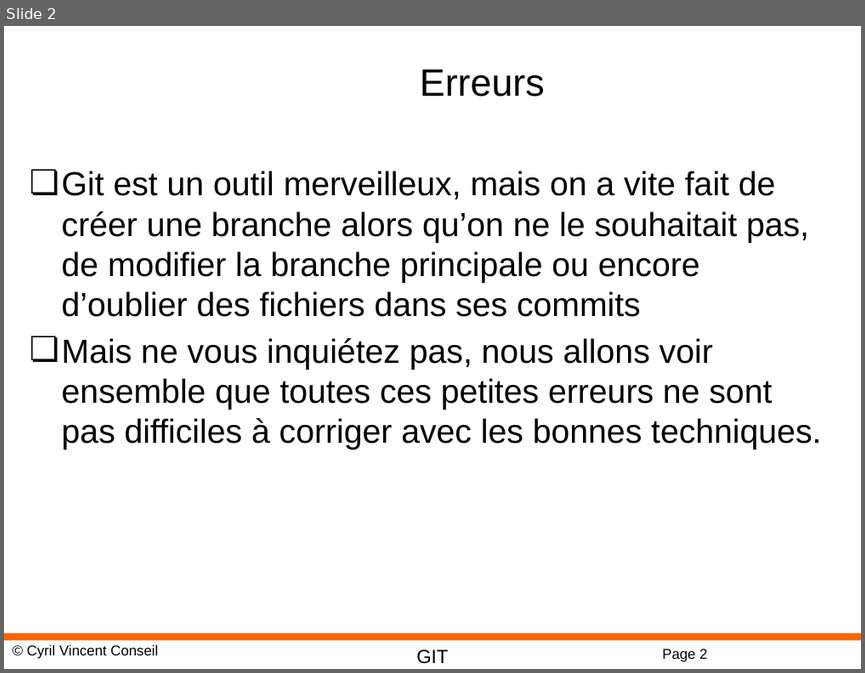
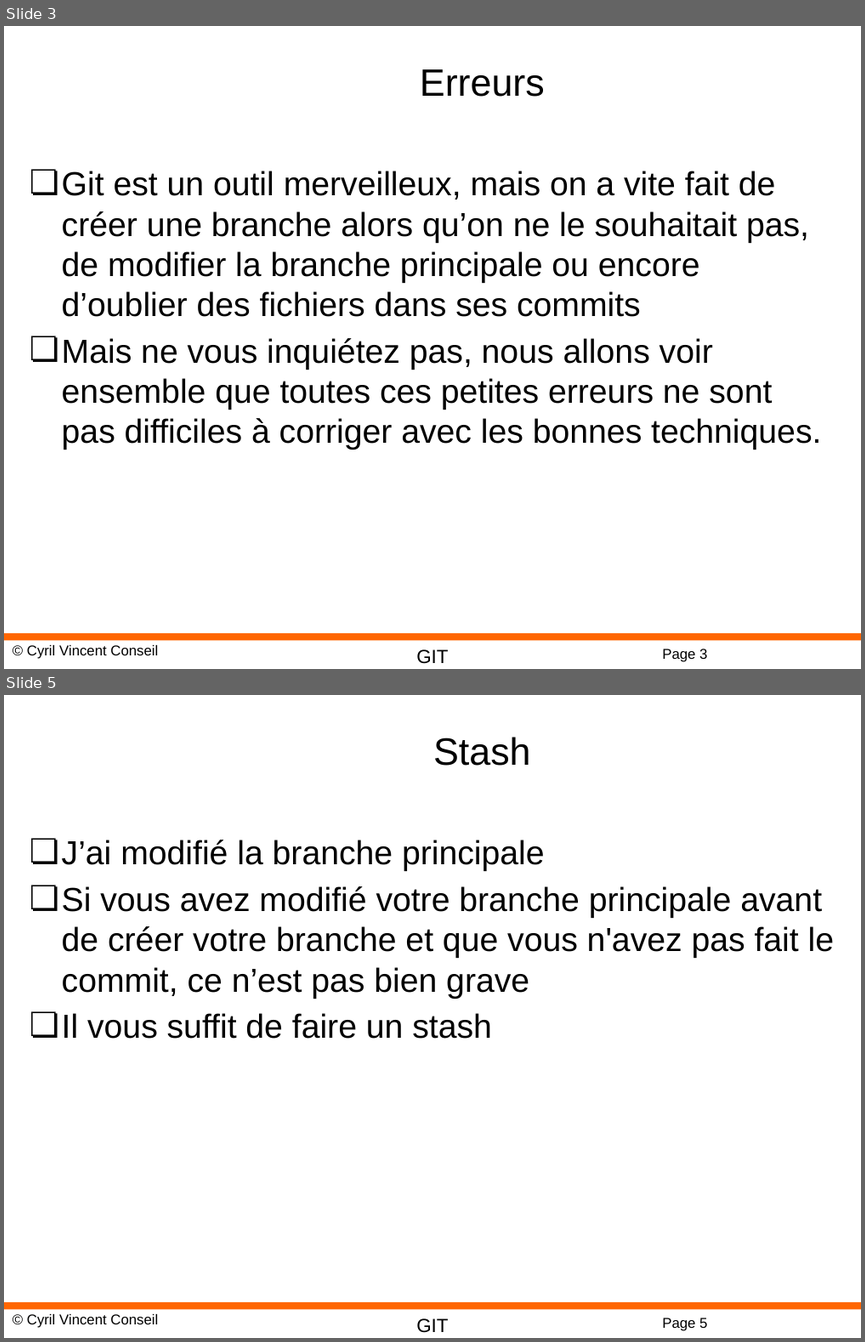
Before and after one commit to cyrilvincent/git, a slide deck: ppt/GIT05-Conflicts.pptx. Shown one above the other, each under a label of ours: slide 2 before the commit, slides 3 and 5 after it; the slides between them are not shown. The pictures are 865x673 and 865x1342 pixels, drawn with LibreOffice and Linux fonts; fonts in the diff are those of the drawing; background and template pictures are left out. Boxes give left, top, right and bottom in pixels: in the first picture for what was removed or moved away, otherwise in the second. Text is boxed around its words. In the diff, an @@ line names an element or a change of style, - is before the commit and + after.

Commit message:
branch test

```diff
--- a/ppt/GIT05-Conflicts.pptx
+++ b/ppt/GIT05-Conflicts.pptx
@@ slide 5 added at [4, 695, 861, 1338], background #FFFFFF; not listed: 4 template elements that a slide beside it also shows @@
@@ title added at [433, 737, 530, 766], 32 pt, text #000000 @@
+Stash
@@ text added at [62, 839, 834, 1038], 28 pt, text #000000 @@
+❏ J’ai modifié la branche principale
+❏ Si vous avez modifié votre branche principale avant de créer votre branche et que vous n'avez pas fait le commit, ce n’est pas bien grave
+❏ Il vous suffit de faire un stash
@@ what was slide 2 is now slide 3 @@
@@ page number at [662, 648, 707, 662]: text changed @@
-Page 2
+Page 3
```
Also in this commit, not shown: 9 other slides added, 3 other files.
